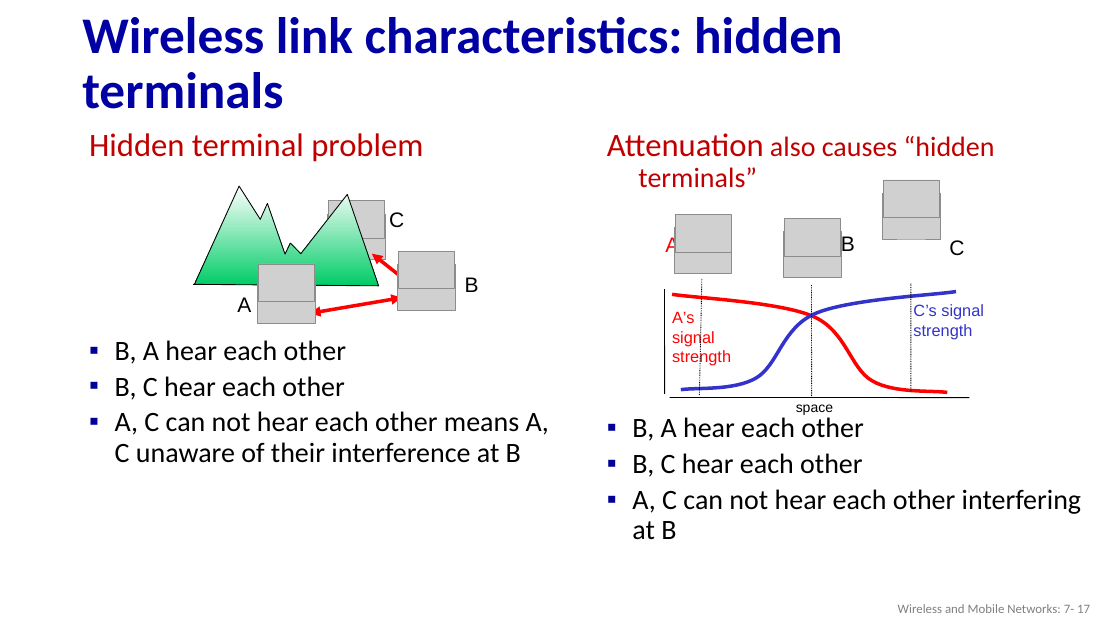
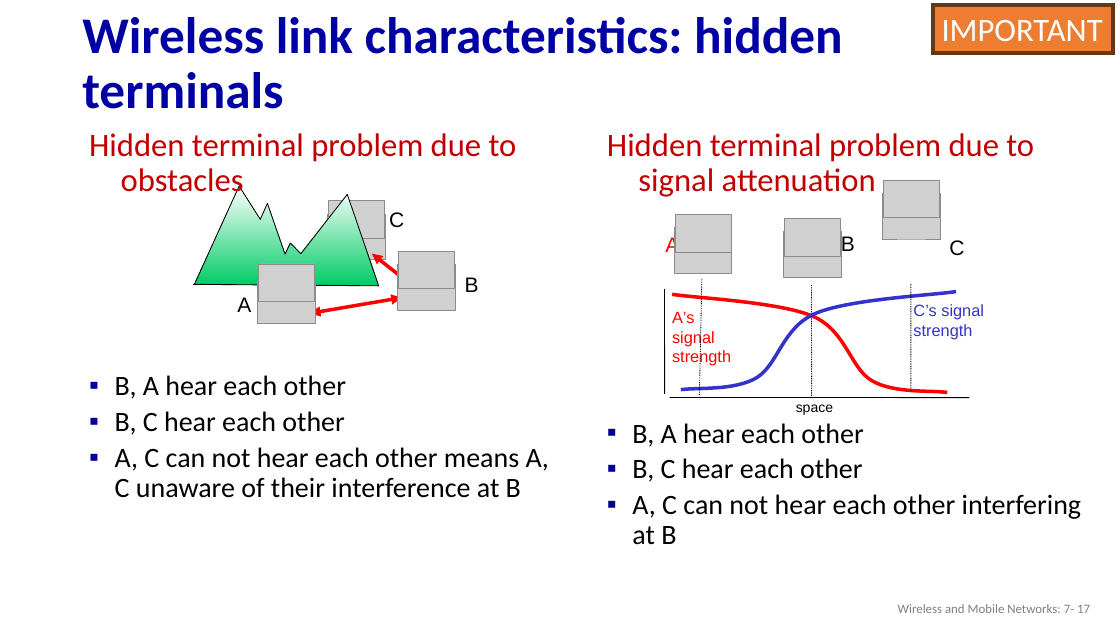
Before and after one commit to guhofstra/CSC175, a slide deck: slide 17 of PPTs/7.1 Wireless.pptx. Drawn at 1120x630 pixels with LibreOffice and Linux fonts; fonts in the diff are those of the drawing; grey boxes stand for pictures. Boxes give left, top, right and bottom in pixels: in the first picture for what was removed or moved away, otherwise in the second. Text is boxed around its words. In the diff, an @@ line names an element or a change of style, - is before the commit and + after.

```diff
--- a/PPTs/7.1 Wireless.pptx
+++ b/PPTs/7.1 Wireless.pptx
@@ rectangle added at (933, 5, 1113, 53), fill #ED7D31, outline #683715 3 pt, 28 pt, text #FFFFFF @@
+IMPORTANT
@@ text at (89, 133, 517, 199): text changed @@
-Hidden terminal problem
+Hidden terminal problem due to obstacles
@@ text at (607, 133, 1034, 197): text changed; size 24 to 28 pt @@
-Attenuation also causes “hidden terminals”
+Hidden terminal problem due to signal attenuation
```
Also in this commit, not shown: 23 other slides changed, 1 slide added, 1 other file.
